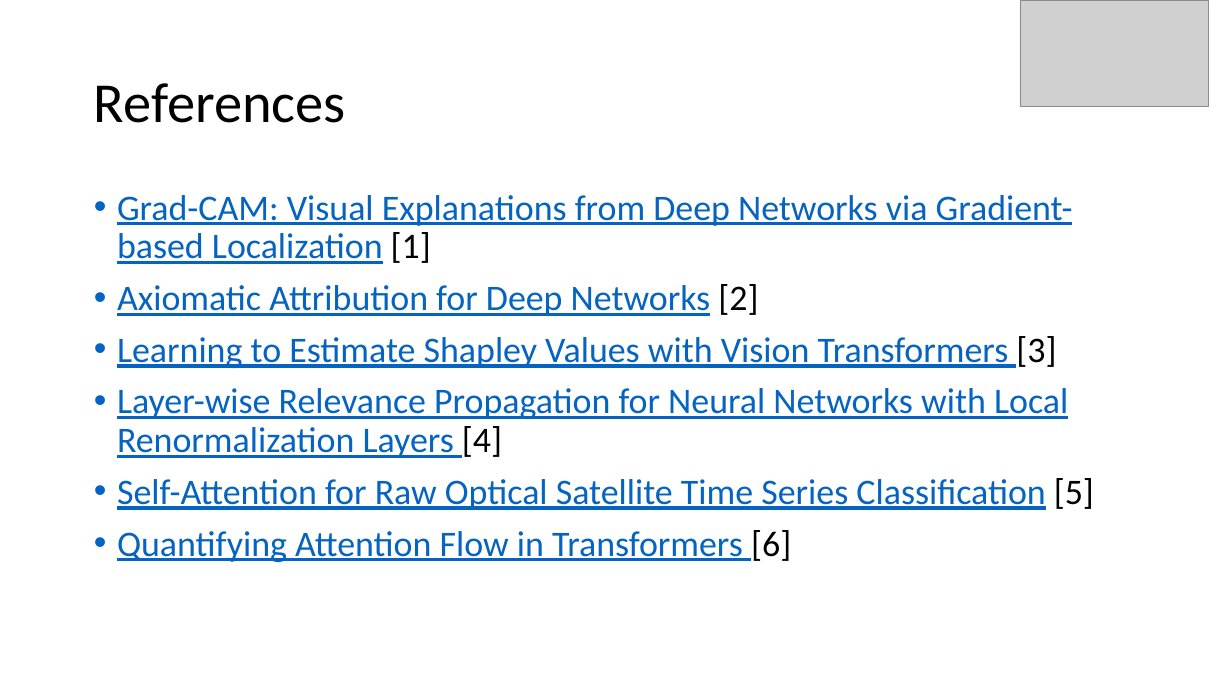
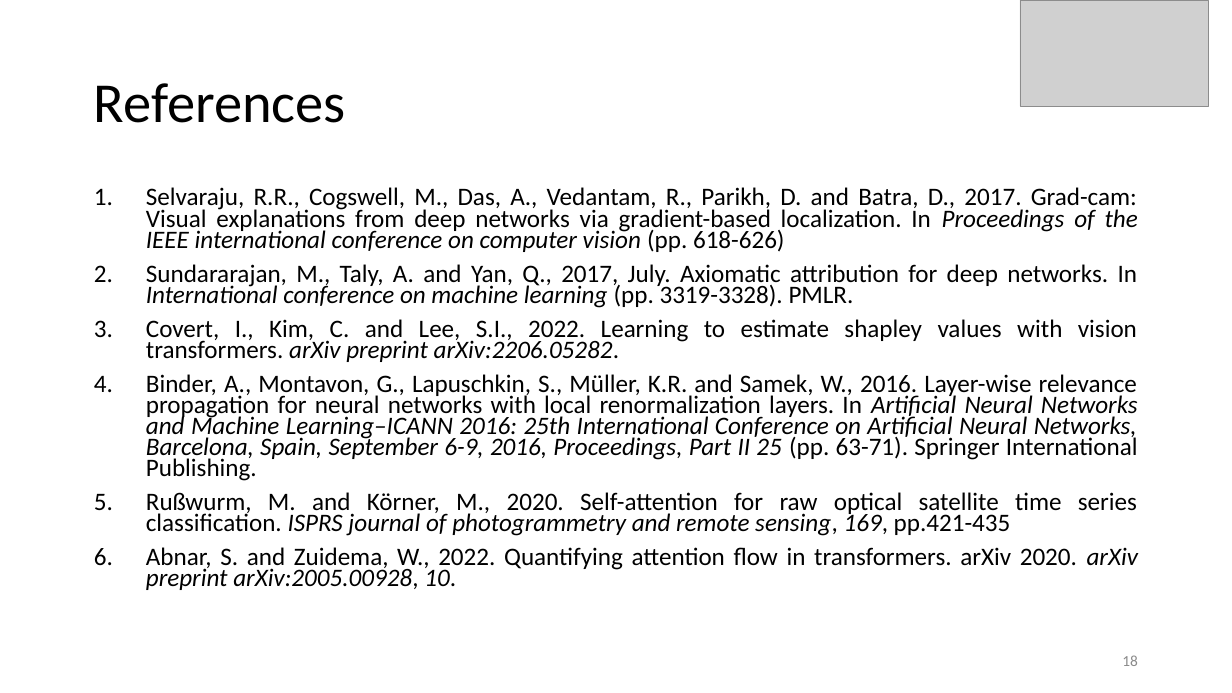
Before and after one commit to Harshtherocking/xai-honors, a slide deck: slide 18 of ref/review.pptx (slide 12 before the commit). Drawn at 1232x693 pixels with LibreOffice and Linux fonts; fonts in the diff are those of the drawing; grey boxes stand for pictures. Boxes give left, top, right and bottom in pixels: in the first picture for what was removed or moved away, otherwise in the second. Text is boxed around its words. In the diff, an @@ line names an element or a change of style, - is before the commit and + after.

```diff
--- a/ref/review.pptx
+++ b/ref/review.pptx
@@ text at bbox=[146, 187, 1138, 590]: text changed; size 28 to 19.6 pt; text colour #0563C1 to #000000 @@
-• Grad-CAM: Visual Explanations from Deep Networks via Gradient-based Localization [1]
-• Axiomatic Attribution for Deep Networks [2]
-• Learning to Estimate Shapley Values with Vision Transformers [3]
-• Layer-wise Relevance Propagation for Neural Networks with Local Renormalization Layers [4]
-• Self-Attention for Raw Optical Satellite Time Series Classification [5]
-• Quantifying Attention Flow in Transformers [6]
+1. Selvaraju, R.R., Cogswell, M., Das, A., Vedantam, R., Parikh, D. and Batra, D., 2017. Grad-cam: Visual explanations from deep networks via gradient-based localization. In Proceedings of the IEEE international conference on computer vision (pp. 618-626)
+2. Sundararajan, M., Taly, A. and Yan, Q., 2017, July. Axiomatic attribution for deep networks. In International conference on machine learning (pp. 3319-3328). PMLR.
+3. Covert, I., Kim, C. and Lee, S.I., 2022. Learning to estimate shapley values with vision transformers. arXiv preprint arXiv:2206.05282.
+4. Binder, A., Montavon, G., Lapuschkin, S., Müller, K.R. and Samek, W., 2016. Layer-wise relevance propagation for neural networks with local renormalization layers. In Artificial Neural Networks and Machine Learning–ICANN 2016: 25th International Conference on Artificial Neural Networks, Barcelona, Spain, September 6-9, 2016, Proceedings, Part II 25 (pp. 63-71). Springer International Publishing.
+5. Rußwurm, M. and Körner, M., 2020. Self-attention for raw optical satellite time series classification. ISPRS journal of photogrammetry and remote sensing, 169, pp.421-435
+6. Abnar, S. and Zuidema, W., 2022. Quantifying attention flow in transformers. arXiv 2020. arXiv preprint arXiv:2005.00928, 10.
@@ page number added at bbox=[1122, 655, 1138, 666], 12 pt, text #8C8C8C @@
+18
```
Also in this commit, not shown: 14 other slides changed, 8 slides added, 2 other files.
